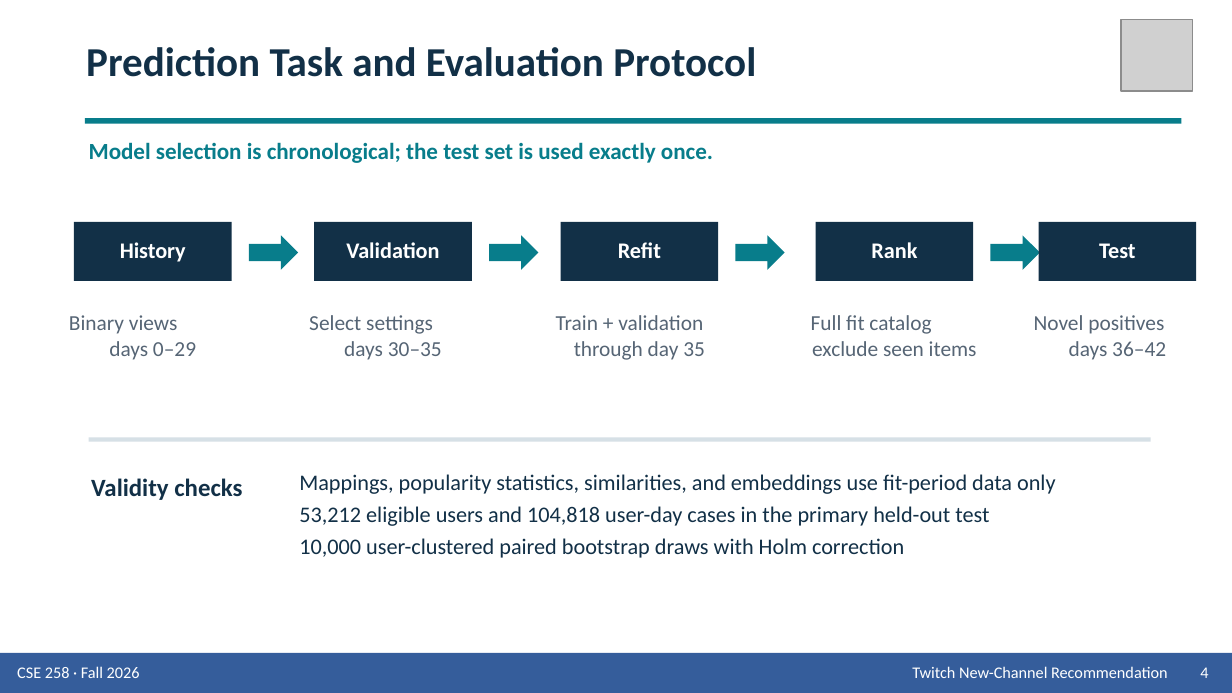
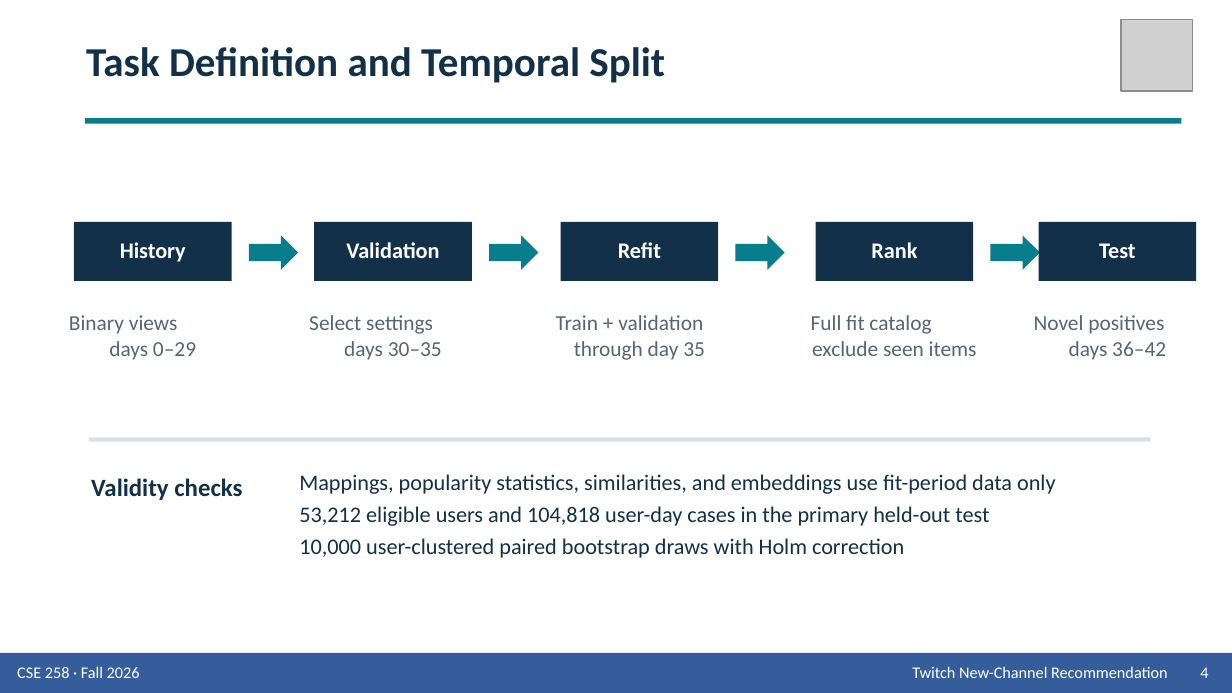
Before and after one commit to Wen-Chieh-Lo/You-know-who-did-God-did-, a slide deck: slide 4 of presentation/Group_9_Presentation_Twitch.pptx. Drawn at 1232x693 pixels with LibreOffice and Linux fonts; fonts in the diff are those of the drawing; grey boxes stand for pictures. Boxes give left, top, right and bottom in pixels: in the first picture for what was removed or moved away, otherwise in the second. Text is boxed around its words. In the diff, an @@ line names an element or a change of style, - is before the commit and + after.

```diff
--- a/presentation/Group_9_Presentation_Twitch.pptx
+++ b/presentation/Group_9_Presentation_Twitch.pptx
@@ text at (86,47,665,83): text changed @@
-Prediction Task and Evaluation Protocol
+Task Definition and Temporal Split
@@ text removed at (89,142,713,163) @@
-Model selection is chronological; the test set is used exactly once.
```
Also in this commit, not shown: 11 other slides changed, 2 slides added, 1 slide removed, 2 other files.
